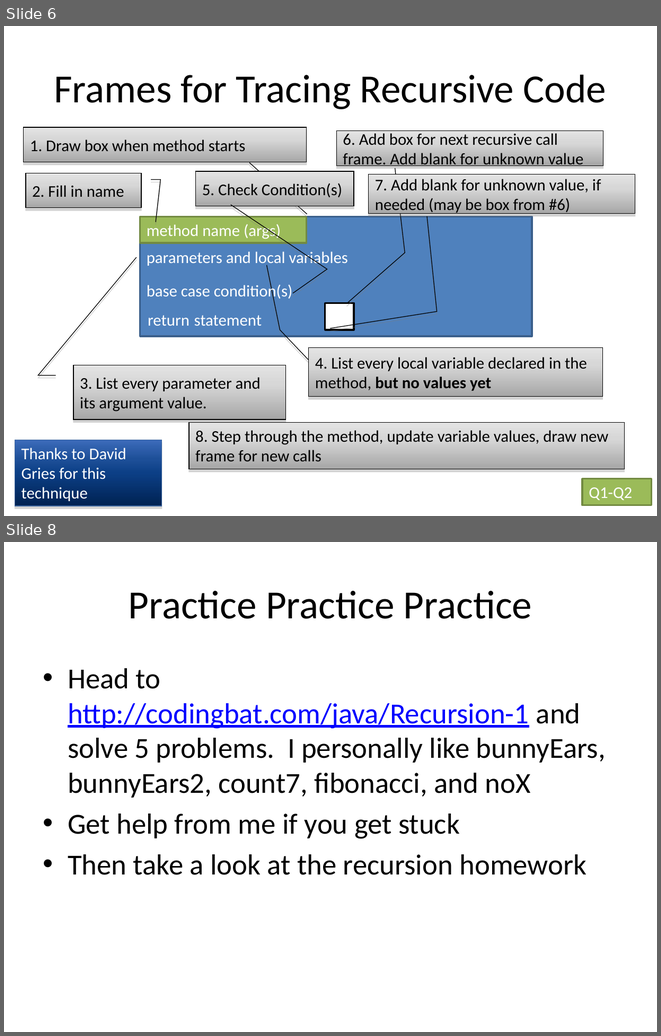
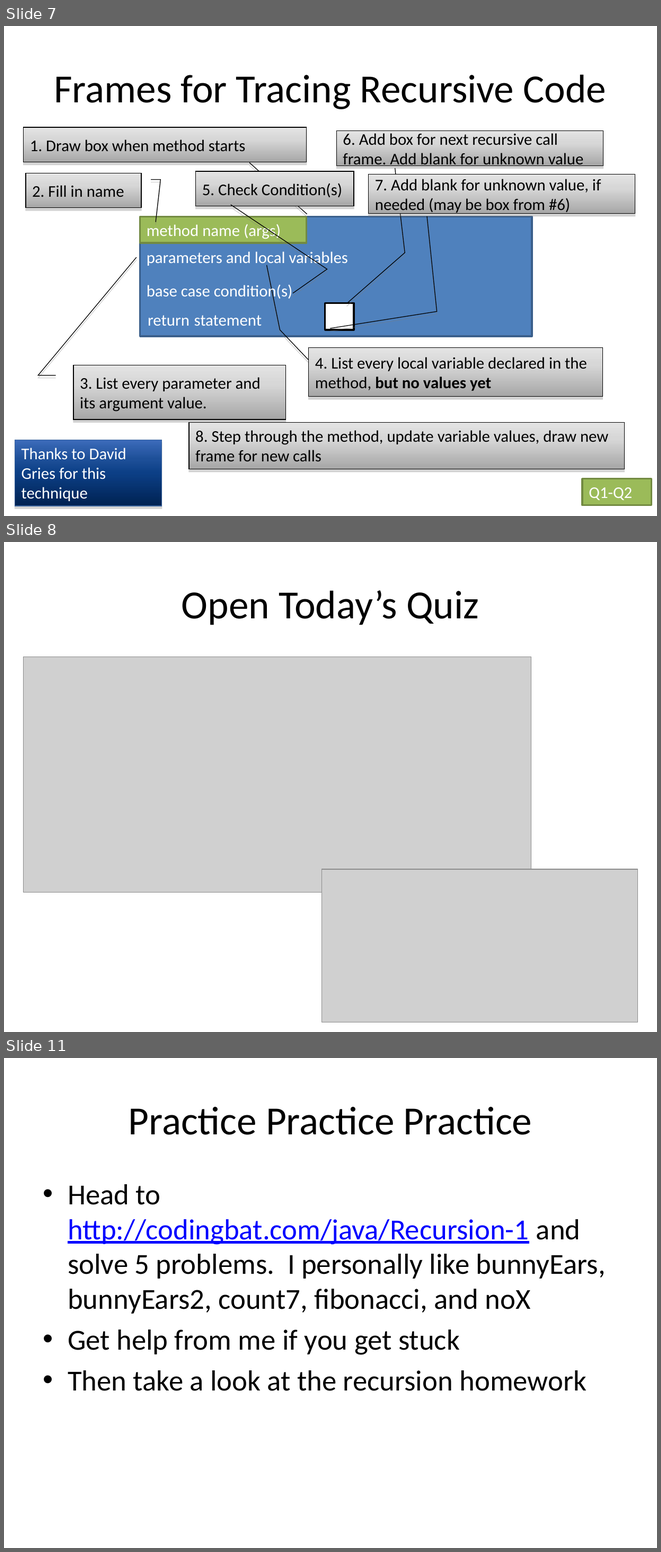
Before and after one commit to RHIT-CSSE/csse220, a slide deck: ClassMaterials/RecursionIntroduction/Slides/Part1-Recursion.pptx. Shown one above the other, each under a label of ours: slides 6 and 8 before the commit, slides 7, 8 and 11 after it; the slides between them are not shown. The pictures are 661x1036 and 661x1552 pixels, drawn with LibreOffice and Linux fonts; fonts in the diff are those of the drawing; grey boxes stand for pictures. Boxes give left, top, right and bottom in pixels: in the first picture for what was removed or moved away, otherwise in the second. Text is boxed around its words. In the diff, an @@ line names an element or a change of style, - is before the commit and + after.

```diff
--- a/ClassMaterials/RecursionIntroduction/Slides/Part1-Recursion.pptx
+++ b/ClassMaterials/RecursionIntroduction/Slides/Part1-Recursion.pptx
@@ slide 8 added at <box>4,542,657,1032</box>, background #FFFFFF @@
@@ title added at <box>182,590,479,625</box>, 44 pt, text #000000 @@
+Open Today’s Quiz
@@ picture added at <box>24,657,531,892</box> @@
@@ picture added at <box>322,869,637,1022</box> @@
@@ what was slide 6 is now slide 7 @@
@@ what was slide 8 is now slide 11 @@
```
Also in this commit, not shown: 3 slides changed, 3 other slides added.
